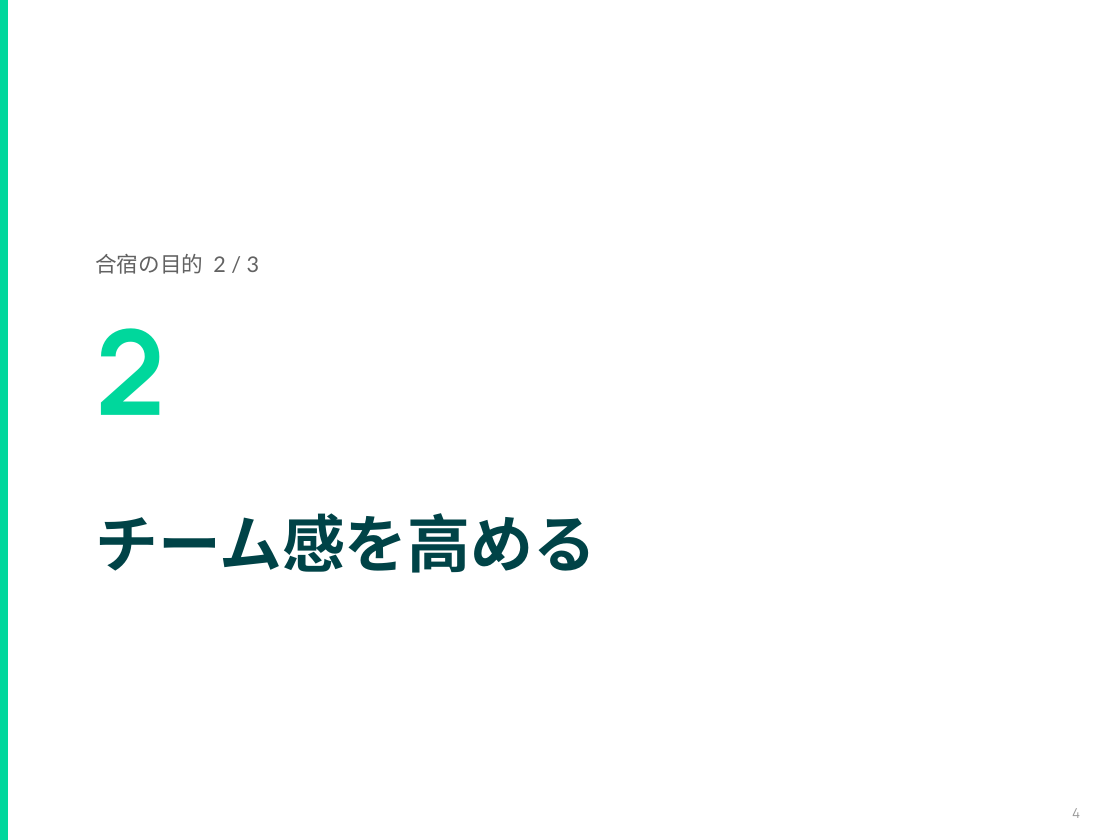
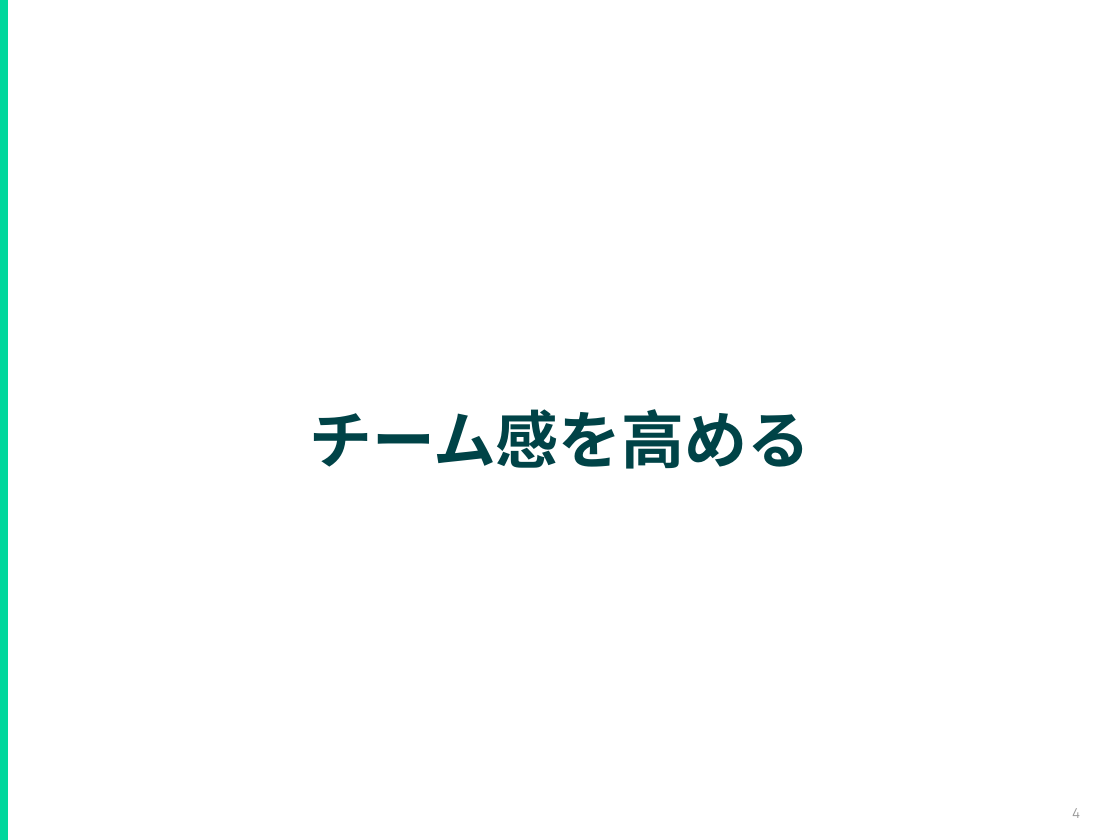
Before and after one commit to hiroki-tkg/material, a slide deck: slide 4 of retreat-2026-10/20261009_1day合宿_全社_第8期振り返りと第9期に向けて.pptx. Drawn at 1120x840 pixels with LibreOffice and Linux fonts; fonts in the diff are those of the drawing. Boxes give left, top, right and bottom in pixels: in the first picture for what was removed or moved away, otherwise in the second. Text is boxed around its words. In the diff, an @@ line names an element or a change of style, - is before the commit and + after.

```diff
--- a/retreat-2026-10/20261009_1day合宿_全社_第8期振り返りと第9期に向けて.pptx
+++ b/retreat-2026-10/20261009_1day合宿_全社_第8期振り返りと第9期に向けて.pptx
@@ text removed at <box>95,254,260,274</box> @@
-合宿の目的 2 / 3
@@ text "チーム感を高める": place and size @@
-text "チーム感を高める" at <box>95,513,596,573</box>
+text "チーム感を高める" at <box>309,409,810,469</box>
@@ text "チーム感を高める" at <box>309,409,810,469</box>: alignment left to centre; vertical alignment top to middle @@
@@ text removed at <box>95,328,165,415</box> @@
-2
```
Also in this commit, not shown: 4 other slides changed, 1 slide added, 1 slide removed, 3 other files.
